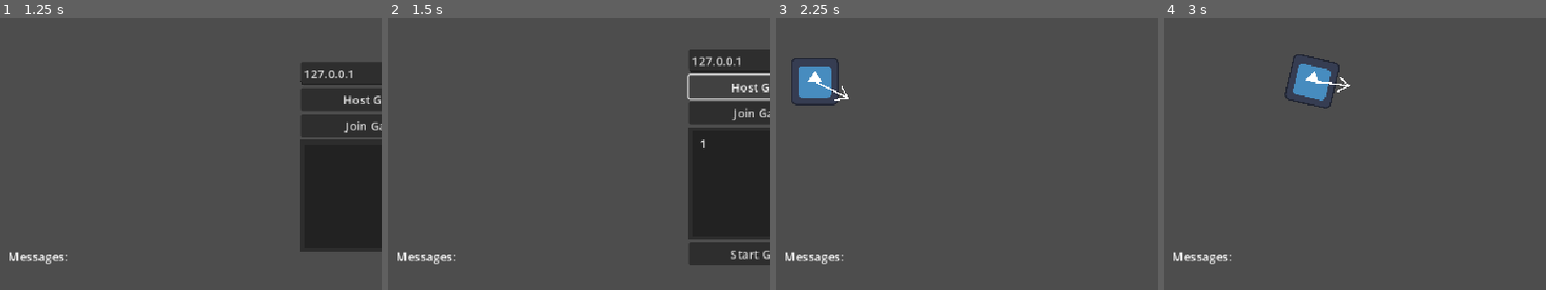
Above: before the commit, frames 1-4 (left to right).
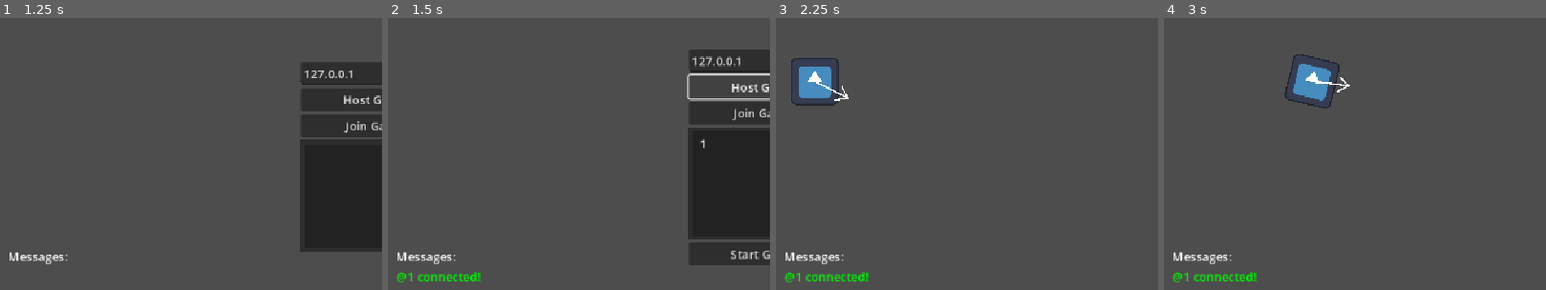
Above: after the commit, the same moments.

Repository: ssebs/multiplayer-poc-godot
Game: Godot game, scene res://scenes/game_main.tscn
The game is run twice, just before and just after one commit, with the same random seed, the same clock (stepped at 60 frames per second) and the same inputs. The engine's default icon, where the game draws it, is replaced by a stand-in: a white triangle on a blue panel in a dark square.
Inputs (mouse positions are % of the whole screen's width and height, from its top left):
- Up to frame 1 (1.25 s): click (14, 95) at 0.52 s; type "12" at 0.6 s
- Up to frame 2 (1.5 s): click "Host Game" at 1.25 s
- Up to frame 3 (2.25 s): click "Start Game" at 2 s
- Up to frame 4 (3 s): tap Enter at 2.75 s; move the mouse to (72, 42) at 2.77 s; hold D (move_right) from 2.78 s (still down); tap R (rotate) at 2.85 s
The pictures show only the part of the screen within x 1-51%, y 22-72%; the shares and areas given below are measured in that part.

Frame 1 is identical in both runs. In frame 2, 0.5% of the frame differs, in the area x 2-25%, y 93-98%; in frame 3, 0.5%; in frame 4, 0.5%.

Commit message:
Finish lobby, add connect/disconnect msgs

Diff:
--- a/scripts/game_main.gd
+++ b/scripts/game_main.gd
@@ -9,6 +9,7 @@
 var level: Node2D
 
 func _ready():
+    # UI handlers
     lobby_ui.server_pressed.connect(func():
         multiplayer_manager.start_server()
         lobby_ui.start_btn.show()
@@ -22,10 +23,27 @@
     )
 
     # When player connects to lobby, server sends msg for all to update their list
-    multiplayer_manager.player_added_to_lobby.connect(func(_id: int, all_players: Array[int]):
+    multiplayer_manager.player_connected.connect(func(id: int, all_players: Array[int]):
         if multiplayer.is_server():
             lobby_ui.set_lobby_players.rpc(all_players)
+
+        # Show connected msg
+        text_chat_ui.show_player_connected.rpc(id)
     )
+    # Show disconnected msg
+    multiplayer_manager.player_disconnected.connect(func(id: int):
+        text_chat_ui.show_player_disconnected.rpc(id)
+    )
+
+    # Reset stuff when the server disconnects you
+    multiplayer_manager.server_disconnected.connect(func():
+        if level != null:
+            level.queue_free()
+        lobby_ui.show()
+        lobby_ui.clear_lobby_players()
+        text_chat_ui.clear_chat()
+    )
+
 
 @rpc("call_local", "reliable")
 func start_game():
--- a/scripts/lobby_ui.gd
+++ b/scripts/lobby_ui.gd
@@ -43,6 +43,9 @@
         label.text = player_name
         lobby_list.add_child(label, true)
 
+func clear_lobby_players():
+    for child in lobby_list.get_children():
+        child.queue_free()
 
 # Hack for debugging
 func _adjust_both_windows():
--- a/scripts/multiplayer_manager.gd
+++ b/scripts/multiplayer_manager.gd
@@ -1,6 +1,8 @@
 class_name MultiplayerManager extends Node
 
-signal player_added_to_lobby(id: int, all_players: Array[int])
+signal player_connected(id: int, all_players: Array[int])
+signal player_disconnected(id: int)
+signal server_disconnected()
 
 const PORT: int = 42069
 
@@ -25,6 +27,7 @@
     var peer = ENetMultiplayerPeer.new()
     peer.create_client(ip_addr, PORT)
     multiplayer.multiplayer_peer = peer
+    multiplayer.server_disconnected.connect(_on_server_disconnected)
 
 func spawn_players():
     if players_spawn_node == null:
@@ -51,13 +54,17 @@
 func _on_peer_connected(id: int):
     print("Player %s connected" % id)
     lobby_players.append(id)
-    player_added_to_lobby.emit(id, lobby_players)
+    player_connected.emit(id, lobby_players)
 
 func _on_peer_disconnected(id: int):
     print("Player %s disconnected" % id)
-    if players_spawn_node == null:
-        printerr("players_spawn_node == null")
-        return
-    if !players_spawn_node.has_node(str(id)):
+    player_disconnected.emit(id)
+
+    if players_spawn_node == null || !players_spawn_node.has_node(str(id)):
         return
     players_spawn_node.get_node(str(id)).queue_free()
+
+func _on_server_disconnected():
+    print("Disconnected from server")
+    server_disconnected.emit()
+    multiplayer.multiplayer_peer = null
--- a/scripts/text_chat_ui.gd
+++ b/scripts/text_chat_ui.gd
@@ -12,9 +12,30 @@
 func on_submit(text: String):
     add_label_to_screen.rpc(text, multiplayer.get_unique_id())
 
+func clear_chat():
+    for child in text_chat_container.get_children():
+        child.queue_free()
+        text_entry.text = ""
+
 @rpc("any_peer", "call_local", "reliable")
 func add_label_to_screen(text: String, id: int):
     var new_label = Label.new()
     new_label.text = "@" + str(id) + " | " + text
     text_chat_container.add_child(new_label)
     text_entry.text = ""
+
+@rpc("call_local", "reliable")
+func show_player_connected(id: int):
+    var new_label = Label.new() as Label
+    new_label.text = "@" + str(id) + " connected!"
+    new_label.add_theme_color_override("font_color", Color.GREEN)
+
+    text_chat_container.add_child(new_label)
+
+@rpc("call_local", "reliable")
+func show_player_disconnected(id: int):
+    var new_label = Label.new() as Label
+    new_label.text = "@" + str(id) + " disconnected!"
+    new_label.add_theme_color_override("font_color", Color.RED)
+
+    text_chat_container.add_child(new_label)
Not shown, changed: TODO.md
